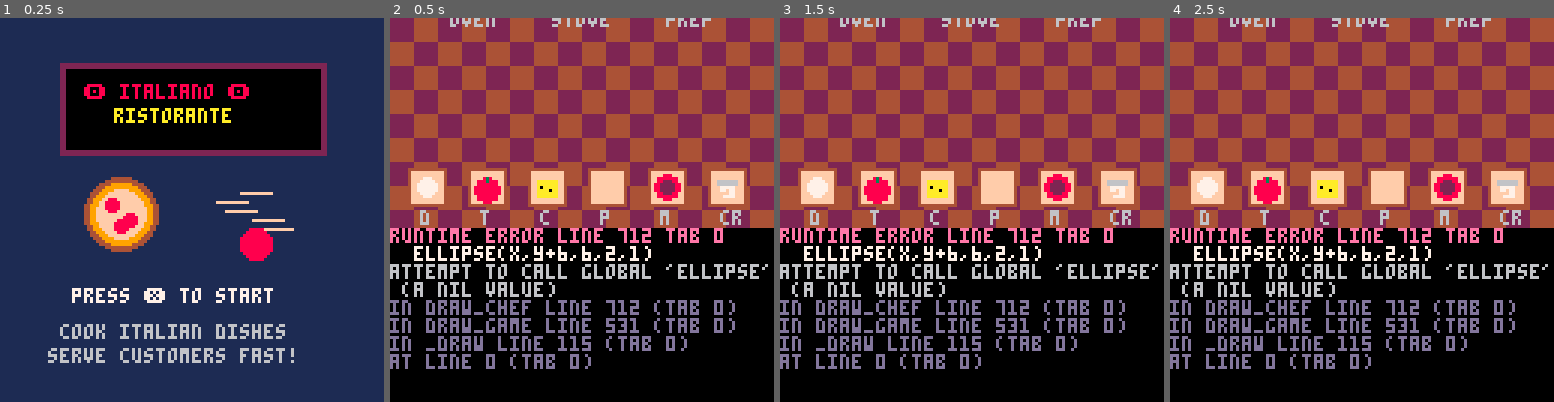
Above: before the commit, frames 1-4 (left to right).
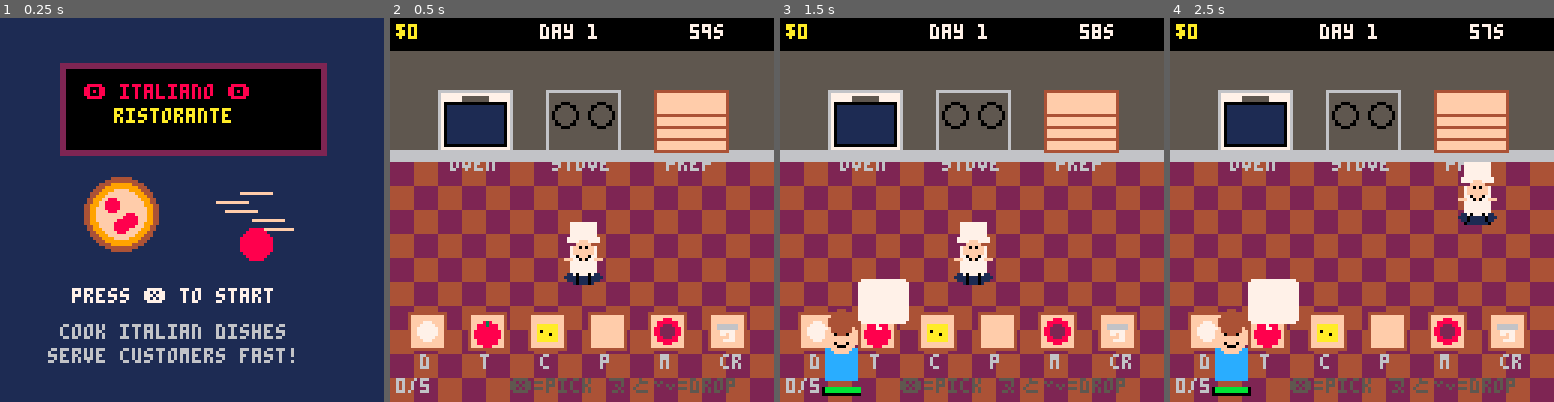
Above: after the commit, the same moments.

Repository: RubenTipparach/Mini-Pico-Games
Game: PICO-8 cartridge pico-8/carts/italian_restaurant.p8
Same seed, same stepped clock (60 frames per second), same inputs: the game is played once before the commit and once after it.
Inputs:
- Up to frame 1 (0.25 s): no input
- Up to frame 2 (0.5 s): tap X (X key) at 0.33 s
- Up to frame 3 (1.5 s): tap O (Z key) at 0.7 s; tap X (X key) at 1.07 s
- Up to frame 4 (2.5 s): hold Right 1.6-2.1 s; tap O (Z key) at 1.7, 2.1 s; tap X (X key) at 1.85 s; hold Up 2.15-2.42 s; hold Right from 2.47 s (still down)

Frame 1 is identical in both runs. In frame 2, 88% of the frame differs, in the area x 0-100%, y 0-100%; in frame 3, 88%; in frame 4, 89%.
Error before the commit: runtime error line 712 tab 0; ellipse(x,y+6,6,2,1); attempt to call global 'ellipse' (a nil value)

Commit message:
Fix ellipse calls - use PICO-8 ovalfill function

Diff:
--- a/pico-8/carts/italian_restaurant.p8
+++ b/pico-8/carts/italian_restaurant.p8
@@ -624,8 +624,9 @@
 
   -- pan if cooking
   if st.cooking then
-    ellipse(st.x+st.w/2,st.y+8,8,4,5)
-    ellipse(st.x+st.w/2,st.y+8,6,3,6)
+    local px=st.x+st.w/2
+    ovalfill(px-8,st.y+4,px+8,st.y+12,5)
+    ovalfill(px-6,st.y+5,px+6,st.y+11,6)
   end
 
   print("stove",st.x+2,st.y+st.h+2,6)
@@ -712,7 +713,7 @@
   local flip=chef.dir<0
 
   -- shadow
-  ellipse(x,y+6,6,2,1)
+  ovalfill(x-6,y+4,x+6,y+8,1)
 
   -- body (white coat)
   rectfill(x-4,y-4,x+4,y+4,7)
